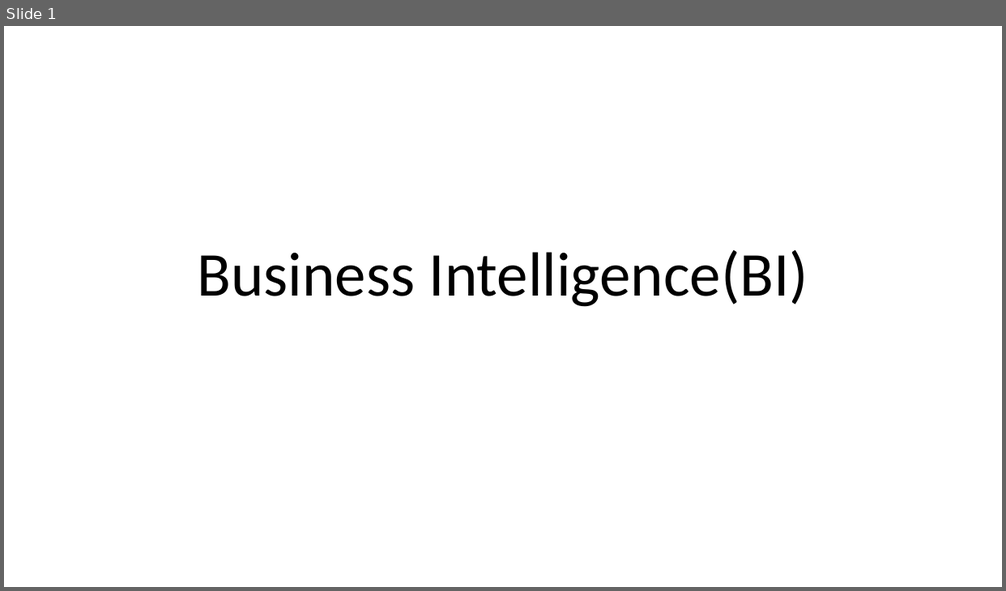
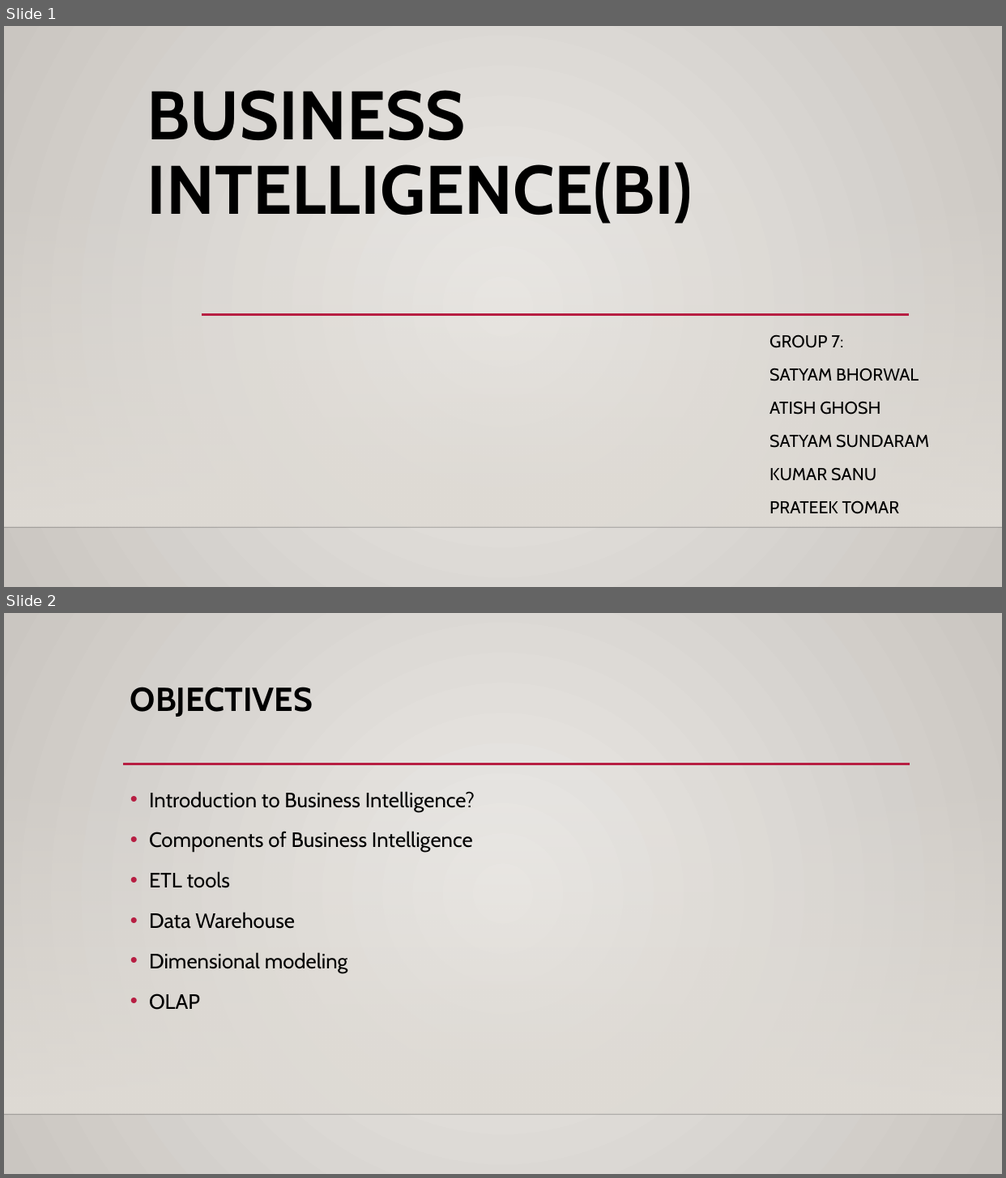
Before and after one commit to tomarprateek/ujl, a slide deck: Business Intelligence(BI).pptx. Shown one above the other, each under a label of ours: slide 1 before the commit, slides 1 and 2 after it. The pictures are 1006x591 and 1006x1178 pixels, drawn with LibreOffice and Linux fonts; fonts in the diff are those of the drawing; background and template pictures are left out. Boxes give left, top, right and bottom in pixels: in the first picture for what was removed or moved away, otherwise in the second. Text is boxed around its words. In the diff, an @@ line names an element or a change of style, - is before the commit and + after.

```diff
--- a/Business Intelligence(BI).pptx
+++ b/Business Intelligence(BI).pptx
@@ slide 2 added at [4, 613, 1002, 1174], background gradient #ECEAE7 to #CAC7C1; not listed: 2 template elements that a slide beside it also shows @@
@@ title added at [130, 687, 313, 717], 32 pt, text #000000, bold @@
+OBJECTIVES
@@ line added from (123, 764) to (910, 764), #B71E42 2.5 pt @@
@@ text added at [149, 791, 475, 1010], 20 pt, text #000000 @@
+• Introduction to Business Intelligence?
+• Components of Business Intelligence
+• ETL tools
+• Data Warehouse
+• Dimensional modeling
+• OLAP
@@ slide 1 changed as well @@
@@ background #FFFFFF to gradient #ECEAE7 to #CAC7C1 @@
@@ title at [147, 90, 692, 224]: text changed; size 60 to 66 pt; font Calibri to Cabin; bold on @@
-Business Intelligence(BI)
+BUSINESS INTELLIGENCE(BI)
@@ rectangle added at [4, 191, 1002, 527], fill gradient #DFDBD5 @@
@@ line added from (202, 315) to (909, 315), #B71E42 2.5 pt @@
@@ subtitle added at [769, 335, 929, 514], 16.6 pt, text #000000 @@
+GROUP 7:
+SATYAM BHORWAL
+ATISH GHOSH
+SATYAM SUNDARAM
+KUMAR SANU
+PRATEEK TOMAR
@@ line added from (4, 527) to (1002, 527), #000001 1 pt @@
```
Also in this commit, not shown: 4 other slides changed, 24 other slides added, 1 slide removed.
